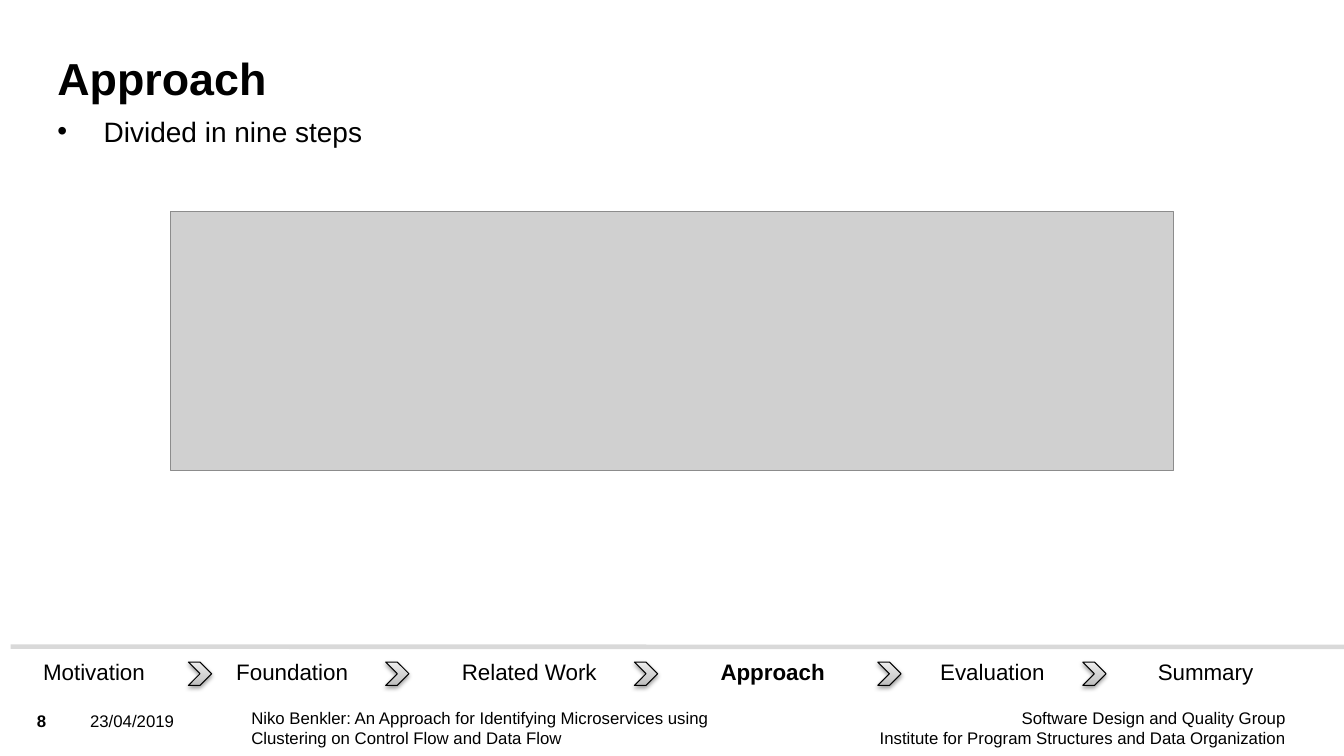
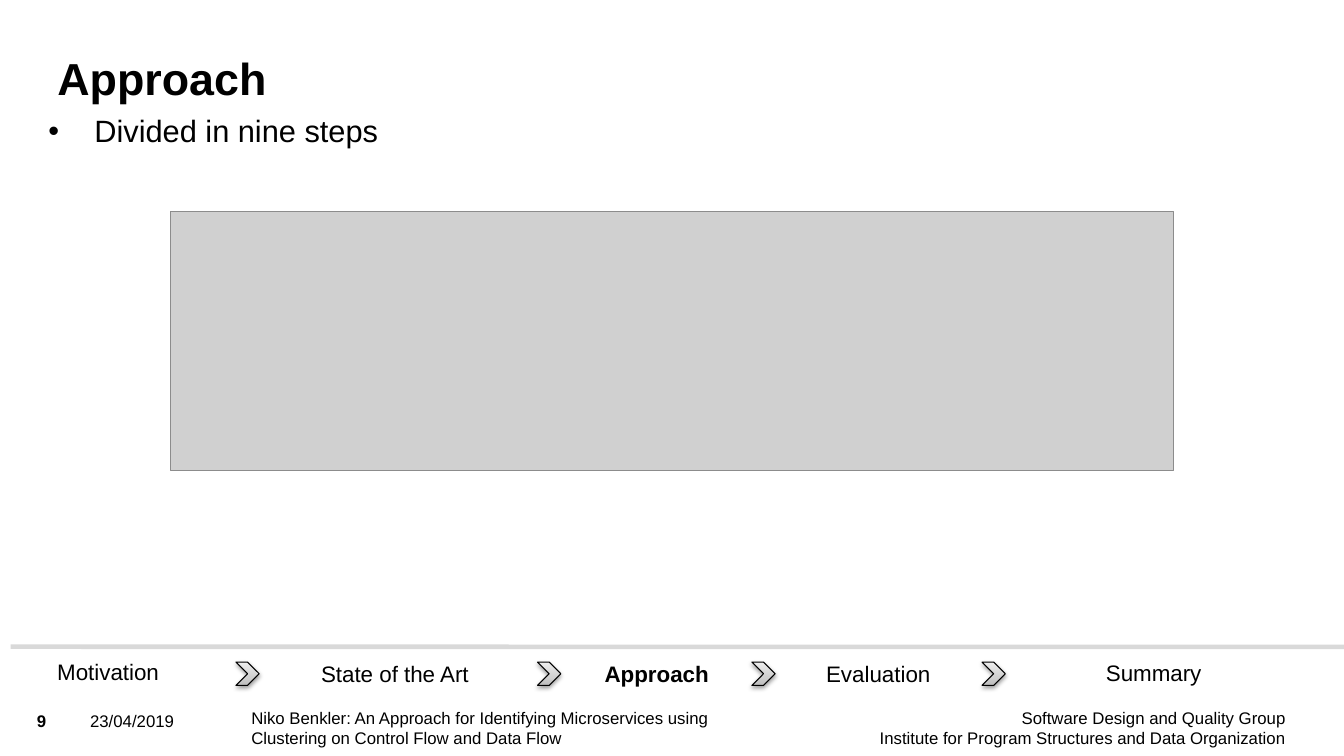
Before and after one commit to Benkler/BA, a slide deck: slide 9 of Vortrag/BA_Niko_Benkler_Presentation.pptx (slide 8 before the commit). Drawn at 1344x756 pixels with LibreOffice and Linux fonts; fonts in the diff are those of the drawing; grey boxes stand for pictures; background and template pictures are left out. Boxes give left, top, right and bottom in pixels: in the first picture for what was removed or moved away, otherwise in the second. Text is boxed around its words. In the diff, an @@ line names an element or a change of style, - is before the commit and + after.

```diff
--- a/Vortrag/BA_Niko_Benkler_Presentation.pptx
+++ b/Vortrag/BA_Niko_Benkler_Presentation.pptx
@@ text "Divided in nine steps": place and size @@
-text "Divided in nine steps" at (104, 121, 362, 147)
+text "Divided in nine steps" at (94, 119, 379, 148)
@@ text "Divided in nine steps" at (94, 119, 379, 148): size 20 to 22 pt @@
@@ text "Motivation": place and size @@
-text "Motivation" at (43, 663, 145, 681)
+text "Motivation" at (57, 663, 159, 681)
@@ text "Approach": place and size @@
-text "Approach" at (721, 663, 825, 685)
+text "Approach" at (605, 665, 709, 687)
@@ text "Evaluation": place and size @@
-text "Evaluation" at (940, 663, 1044, 681)
+text "Evaluation" at (826, 665, 930, 683)
@@ text "Summary": place and size @@
-text "Summary" at (1158, 664, 1254, 685)
+text "Summary" at (1106, 665, 1202, 686)
@@ chevron: place and size @@
-chevron at (189, 662, 212, 686)
+chevron at (236, 662, 259, 686)
@@ text removed at (236, 663, 348, 681) @@
-Foundation
@@ text added at (321, 665, 469, 683), 16 pt, text #000000 @@
+State of the Art
@@ chevron removed at (386, 662, 409, 686) @@
@@ text removed at (462, 663, 597, 681) @@
-Related Work
@@ chevron: place and size @@
-chevron at (634, 662, 657, 686)
+chevron at (537, 662, 561, 686)
@@ chevron: place and size @@
-chevron at (878, 662, 901, 686)
+chevron at (752, 662, 775, 686)
@@ chevron: place and size @@
-chevron at (1083, 662, 1106, 686)
+chevron at (982, 662, 1005, 686)
```
Also in this commit, not shown: 18 other slides changed, 6 slides added, 3 slides removed, 12 other files.
